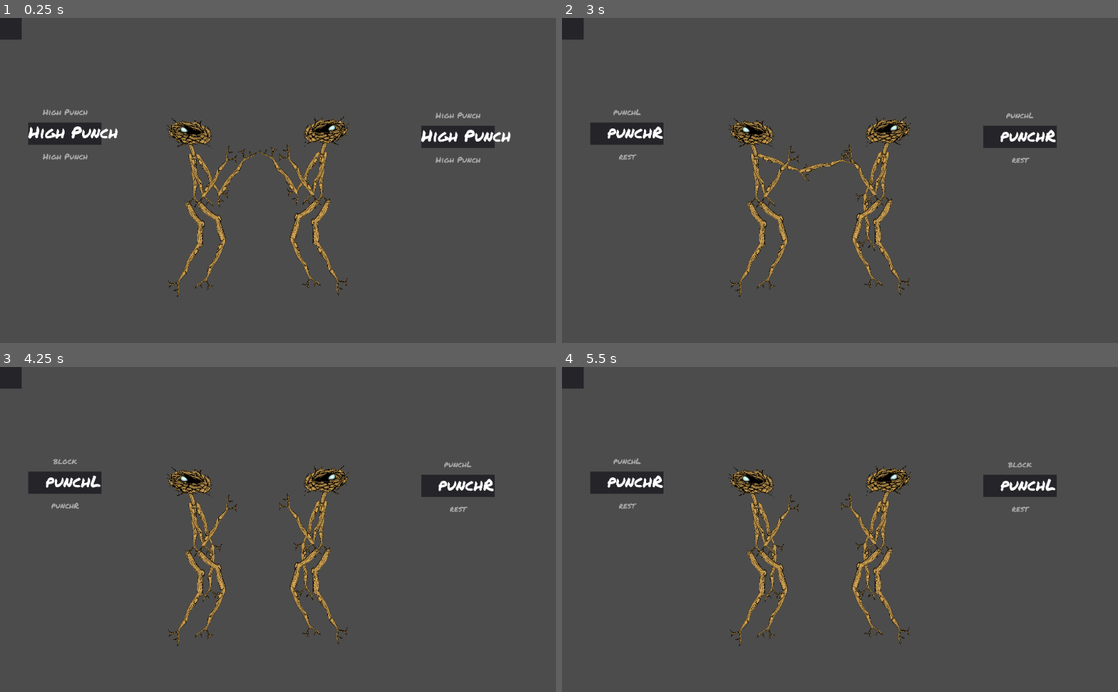
Above: before the commit, frames 1-4 (two rows, left to right).
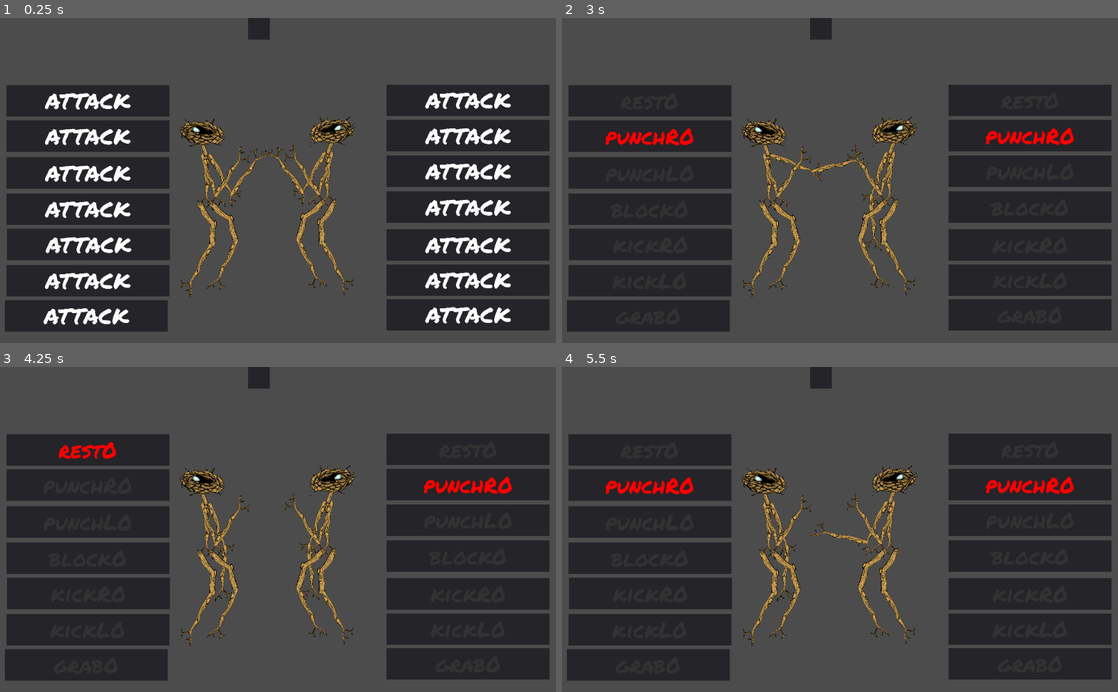
Above: after the commit, the same moments.

Repository: thesage1014/pigsSSJomt
Game: Godot game, scene res://sticky.tscn
Same seed, same stepped clock (60 frames per second), same inputs: the game is played once before the commit and once after it.
Inputs:
- Up to frame 1 (0.25 s): no input
- Up to frame 2 (3 s): tap Enter at 0.5, 2.75 s; tap Left (p1_a) at 0.6 s; tap Up (p1_b) at 1.35 s; tap Space at 2 s; tap Down (p1_c) at 2.1 s; tap A (p2_a) at 2.85 s
- Up to frame 3 (4.25 s): tap E (p2_b) at 3.6 s
- Up to frame 4 (5.5 s): tap Space at 4.25 s; tap D (p2_c) at 4.35 s; tap Enter at 5 s; tap Left (p1_a) at 5.1 s

The runs differ from the first frame. In frame 1, 44% of the frame differs, in the area x 0-99%, y 0-97%; in frame 2, 44%; in frame 3, 44%; in frame 4, 44%.

Commit message:
REFACTOR
refactoring in a game jam is illegal

we did crimes

Co-Authored-By: Nick McCormick <hwerzog@gmail.com>

Diff:
--- /dev/null
+++ b/AttackCard.tscn
@@ -0,0 +1,23 @@
+[gd_scene load_steps=3 format=2]
+
+[ext_resource path="res://assets/PermanentMarker-Regular.ttf" type="DynamicFontData" id=1]
+
+[sub_resource type="DynamicFont" id=1]
+size = 80
+font_data = ExtResource( 1 )
+
+[node name="AttackCard" type="Label"]
+margin_right = 600.0
+margin_bottom = 115.0
+custom_fonts/font = SubResource( 1 )
+text = "ATTACK"
+align = 1
+valign = 1
+clip_text = true
+
+[node name="Panel" type="Panel" parent="."]
+show_behind_parent = true
+margin_left = -252.0
+margin_top = -261.0
+margin_right = 778.0
+margin_bottom = 377.0
--- a/AttackRoller.tscn
+++ b/AttackRoller.tscn
@@ -27,13 +27,18 @@
 align = 1
 valign = 1
 
+[node name="Label" type="Label" parent="ActiveAttack"]
+margin_right = 40.0
+margin_bottom = 14.0
+text = "One More Time!"
+
 [node name="UpAttack" type="Label" parent="."]
 margin_left = -0.368164
 margin_top = -79.9518
 margin_right = 270.632
 margin_bottom = 1.04825
 rect_pivot_offset = Vector2( -2515.43, -178.276 )
-custom_fonts/font = SubResource( 2 )
+custom_fonts/font = SubResource( 1 )
 custom_colors/font_color = Color( 1, 1, 1, 0.509804 )
 text = "High Punch"
 align = 1
--- a/scripts/AttackRoller.gd
+++ b/scripts/AttackRoller.gd
@@ -2,7 +2,7 @@
 
 # Declare member variables here. Examples:
 class_name AttackRoller1
-var activeAttack
+#var activeAttack
 onready var player = get_parent()
 
 
@@ -17,18 +17,23 @@
 #	pass
 
 
-func update_roller(attacks, newAttack):
-	if attacks.size() == 0 :
-		attacks.append("die i guess?")
-	activeAttack = attacks[newAttack]
-
-	get_node("ActiveAttack").text = activeAttack
-	#print(get_node("ActiveAttack").get_parent().name)
-	if(newAttack >= attacks.size()-1):
-		get_node("UpAttack").text = attacks[0]
-	else:
-		get_node("UpAttack").text = attacks[newAttack+1]
-	if(newAttack <= 0):
-		get_node("DownAttack").text = attacks[attacks.size()-1]
-	else:
-		get_node("DownAttack").text = attacks[newAttack-1]
+#func update_roller(MoveList, MoveAmounts, nextAttack):
+#	var uiStrings = []
+#	for i in range(MoveList.size()) :
+#		uiStrings.append(MoveList[i] + str(MoveAmounts[i]))
+#	for i in uiStrings:
+#		#print_debug(i)
+#		pass
+#
+#	#get_node("ActiveAttack").text = activeAttackName # " "  activeAttackAmount
+#
+#	#print(get_node("ActiveAttack").get_parent().name)
+#	if(nextAttack >= MoveList.size()-1):
+#		get_node("UpAttack").text = MoveList[0]
+#	else:
+#		get_node("UpAttack").text = MoveList[nextAttack+1]
+#	if(nextAttack <= 0):
+#		#get_node("DownAttack").text = MoveList[nextAttack-1]
+#		pass
+#	else:
+#		get_node("DownAttack").text = MoveList[nextAttack-1]
--- a/scripts/Fighter1.gd
+++ b/scripts/Fighter1.gd
@@ -1,10 +1,6 @@
 extends Node2D
 
-# Declare member variables here. Examples:
-# var a = 2
-# var b = "text"
 var nextMove = 1
-#var moveCount = 0
 var MoveList = [
 				'rest',
 				'punchR',
@@ -12,67 +8,50 @@
 				'block',
 				'kickR',
 				'kickL',
-				'grab?',
+				'grab',
 				]
-var usedOnce = []
+var MoveAmounts = []
+var attackCards = []
 export var playerNumber = 1
 export var hitPoints = 100
 var btn = []
-signal on_update_roller
+onready var attackCard = preload("res://AttackCard.tscn")
 
 # Called when the node enters the scene tree for the first time.
 func _ready():
-	#moveCount = MoveList.size() -1 # for some reason it counts size from 1 but calls array members from 0, so calling array[array.size] causes a crash
-
-	#print("move count: ", moveCount)
-
 	if playerNumber == 1 :
 		btn = ['p1_a','p1_b','p1_c']
 	elif playerNumber == 2:
 		btn = ['p2_a','p2_b','p2_c']
+	#attackCard.text = 'yes'
+	for i in range(MoveList.size()):
+		MoveAmounts.append(0)
+		attackCards.append(get_child(i))
 	pass
 
 func _input(event):
-	CheckLength()
-	print_debug(nextMove)
+	if event.is_action_pressed(btn[0]) :
+		get_node("Skeleton/AnimationPlayer").current_animation = MoveList[nextMove]
+	elif event.is_action_released(btn[1]):
+		nextMove -= 1
+	elif event.is_action_released(btn[2]):
+		nextMove += 1
+	nextMove = getInArrayNumber(nextMove)
 
-	if  MoveList.size() > 0 && event.is_action_pressed(btn[0]) :
-		if usedOnce.has(MoveList[nextMove]) :
-			usedOnce.remove(nextMove)
-			MoveList.remove(nextMove)
+	#update UI
+	update_roller()
 
+func getInArrayNumber(num):
+	if num >= MoveList.size():
+		return 0
+	if num < 0 :
+		return MoveList.size()-1
+	return num
+
+func update_roller():
+	for i in range(MoveList.size()) :
+		attackCards[i].text = (MoveList[i] + str(MoveAmounts[i]))
+		if (i == nextMove):
+			attackCards[i].add_color_override("font_color", Color("#ff0000"))
 		else :
-			usedOnce.append(MoveList[nextMove])
-			#print(usedOnce)
-			#print("Player 1 picked ", MoveList[nextMove])
-			#should probably call a function on the game control node and pass the selected move so it can trigger the timer and then play the animation?
-			get_node("Skeleton/AnimationPlayer").current_animation = MoveList[nextMove]
-
-	elif event.is_action_released(btn[1]):
-		nextMove += 1
-		CheckLength()
-		#print(MoveList[nextMove])
-	elif event.is_action_released(btn[2]):
-		nextMove -= 1
-		CheckLength()
-		#print(MoveList[nextMove])
-
-	CheckLength()
-	if MoveList.size() > 0 :
-		emit_signal("on_update_roller",MoveList,nextMove)
-
-# Called every frame. 'delta' is the elapsed time since the previous frame.
-func CheckLength():
-	if nextMove > MoveList.size()-1:
-		nextMove = 0
-	elif nextMove < 0:
-		nextMove = MoveList.size()-1
-	pass
-#func _process(delta):
-	#if !nextMove:
-		#nextMove = 0
-	#if nextMove > MoveList.size()-1:
-	#	nextMove = 0
-	#elif nextMove < 0:
-	#	nextMove = MoveList.size()-1
-	#pass
+			attackCards[i].add_color_override("font_color", Color("#333333"))
--- a/sticky.tscn
+++ b/sticky.tscn
@@ -1,7 +1,7 @@
 [gd_scene load_steps=15 format=2]
 
 [ext_resource path="res://scripts/Fighter1.gd" type="Script" id=1]
-[ext_resource path="res://AttackRoller.tscn" type="PackedScene" id=2]
+[ext_resource path="res://AttackCard.tscn" type="PackedScene" id=2]
 [ext_resource path="res://assets/armstick.tres" type="SpriteFrames" id=3]
 [ext_resource path="res://assets/legstick1.tres" type="SpriteFrames" id=4]
 [ext_resource path="res://assets/stick3.png" type="Texture" id=5]
@@ -1415,7 +1415,8 @@
 autostart = true
 
 [node name="Panel" type="Panel" parent="Timer"]
-margin_right = 40.0
+margin_left = 456.508
+margin_right = 496.508
 margin_bottom = 40.0
 
 [node name="Label" type="Label" parent="Timer/Panel"]
@@ -1426,21 +1427,88 @@
 position = Vector2( -199.445, -6.64807 )
 script = ExtResource( 1 )
 
-[node name="AttackRoller" parent="Fighter1" instance=ExtResource( 2 )]
-anchor_right = 1.0
-anchor_bottom = 1.0
-margin_left = 361.37
-margin_top = -582.032
-margin_right = 631.37
-margin_bottom = -500.032
-rect_scale = Vector2( 1, 1 )
+[node name="AttackCard" parent="Fighter1" instance=ExtResource( 2 )]
+margin_left = 233.983
+margin_top = -734.599
+margin_right = 833.983
+margin_bottom = -619.599
+focus_neighbour_left = NodePath(".")
+focus_neighbour_top = NodePath(".")
+focus_neighbour_right = NodePath(".")
+focus_neighbour_bottom = NodePath(".")
+focus_next = NodePath(".")
+focus_previous = NodePath(".")
+
+[node name="AttackCard2" parent="Fighter1" instance=ExtResource( 2 )]
+margin_left = 233.983
+margin_top = -604.004
+margin_right = 833.983
+margin_bottom = -489.004
+focus_neighbour_left = NodePath(".")
+focus_neighbour_top = NodePath(".")
+focus_neighbour_right = NodePath(".")
+focus_neighbour_bottom = NodePath(".")
+focus_next = NodePath(".")
+focus_previous = NodePath(".")
+
+[node name="AttackCard3" parent="Fighter1" instance=ExtResource( 2 )]
+margin_left = 233.983
+margin_top = -473.408
+margin_right = 833.983
+margin_bottom = -358.408
+focus_neighbour_left = NodePath(".")
+focus_neighbour_top = NodePath(".")
+focus_neighbour_right = NodePath(".")
+focus_neighbour_bottom = NodePath(".")
+focus_next = NodePath(".")
+focus_previous = NodePath(".")
+
+[node name="AttackCard4" parent="Fighter1" instance=ExtResource( 2 )]
+margin_left = 233.983
+margin_top = -340.092
+margin_right = 833.983
+margin_bottom = -225.092
+focus_neighbour_left = NodePath(".")
+focus_neighbour_top = NodePath(".")
+focus_neighbour_right = NodePath(".")
+focus_neighbour_bottom = NodePath(".")
+focus_next = NodePath(".")
+focus_previous = NodePath(".")
+
+[node name="AttackCard5" parent="Fighter1" instance=ExtResource( 2 )]
+margin_left = 233.983
+margin_top = -201.335
+margin_right = 833.983
+margin_bottom = -86.3347
+focus_neighbour_left = NodePath(".")
+focus_neighbour_top = NodePath(".")
+focus_neighbour_right = NodePath(".")
+focus_neighbour_bottom = NodePath(".")
+focus_next = NodePath(".")
+focus_previous = NodePath(".")
+
+[node name="AttackCard6" parent="Fighter1" instance=ExtResource( 2 )]
+margin_left = 233.983
+margin_top = -70.7393
+margin_right = 833.983
+margin_bottom = 44.2607
+focus_neighbour_left = NodePath(".")
+focus_neighbour_top = NodePath(".")
+focus_neighbour_right = NodePath(".")
+focus_neighbour_bottom = NodePath(".")
+focus_next = NodePath(".")
+focus_previous = NodePath(".")
+
+[node name="AttackCard7" parent="Fighter1" instance=ExtResource( 2 )]
+margin_left = 233.983
+margin_top = 57.1355
+margin_right = 833.983
+margin_bottom = 172.135
 
 [node name="Skeleton" type="Skeleton2D" parent="Fighter1"]
-editor/display_folded = true
-position = Vector2( -9.35941, -478.97 )
+position = Vector2( 12.901, -478.97 )
 
 [node name="Torso" type="AnimatedSprite" parent="Fighter1/Skeleton"]
-editor/display_folded = true
 position = Vector2( 10.9721, 96.4077 )
 rotation = 1.61277
 scale = Vector2( 0.148534, 0.148534 )
@@ -1501,7 +1569,6 @@
 }
 
 [node name="LegR" type="AnimatedSprite" parent="Fighter1/Skeleton/Torso"]
-editor/display_folded = true
 position = Vector2( 558.182, 152.751 )
 rotation = 0.518609
 frames = ExtResource( 4 )
@@ -1582,22 +1649,93 @@
 
 [node name="Fighter2" type="Node2D" parent="."]
 position = Vector2( -680.681, 0 )
-scale = Vector2( -1, 1 )
 script = ExtResource( 1 )
 playerNumber = 2
 
-[node name="AttackRoller" parent="Fighter2" instance=ExtResource( 2 )]
-margin_left = 604.561
-margin_top = -601.032
-margin_right = 874.561
-margin_bottom = -519.032
+[node name="AttackCard" parent="Fighter2" instance=ExtResource( 2 )]
+margin_left = -685.626
+margin_top = -740.041
+margin_right = -85.6259
+margin_bottom = -625.041
+focus_neighbour_left = NodePath(".")
+focus_neighbour_top = NodePath(".")
+focus_neighbour_right = NodePath(".")
+focus_neighbour_bottom = NodePath(".")
+focus_next = NodePath(".")
+focus_previous = NodePath(".")
+
+[node name="AttackCard2" parent="Fighter2" instance=ExtResource( 2 )]
+margin_left = -685.626
+margin_top = -609.445
+margin_right = -85.6259
+margin_bottom = -494.445
+focus_neighbour_left = NodePath(".")
+focus_neighbour_top = NodePath(".")
+focus_neighbour_right = NodePath(".")
+focus_neighbour_bottom = NodePath(".")
+focus_next = NodePath(".")
+focus_previous = NodePath(".")
+
+[node name="AttackCard3" parent="Fighter2" instance=ExtResource( 2 )]
+margin_left = -685.626
+margin_top = -473.408
+margin_right = -85.6259
+margin_bottom = -358.408
+focus_neighbour_left = NodePath(".")
+focus_neighbour_top = NodePath(".")
+focus_neighbour_right = NodePath(".")
+focus_neighbour_bottom = NodePath(".")
+focus_next = NodePath(".")
+focus_previous = NodePath(".")
+
+[node name="AttackCard4" parent="Fighter2" instance=ExtResource( 2 )]
+margin_left = -685.626
+margin_top = -340.092
+margin_right = -85.6259
+margin_bottom = -225.092
+focus_neighbour_left = NodePath(".")
+focus_neighbour_top = NodePath(".")
+focus_neighbour_right = NodePath(".")
+focus_neighbour_bottom = NodePath(".")
+focus_next = NodePath(".")
+focus_previous = NodePath(".")
+
+[node name="AttackCard5" parent="Fighter2" instance=ExtResource( 2 )]
+margin_left = -682.905
+margin_top = -209.497
+margin_right = -82.9052
+margin_bottom = -94.4968
+focus_neighbour_left = NodePath(".")
+focus_neighbour_top = NodePath(".")
+focus_neighbour_right = NodePath(".")
+focus_neighbour_bottom = NodePath(".")
+focus_next = NodePath(".")
+focus_previous = NodePath(".")
+
+[node name="AttackCard6" parent="Fighter2" instance=ExtResource( 2 )]
+margin_left = -685.626
+margin_top = -76.1807
+margin_right = -85.6259
+margin_bottom = 38.8193
+focus_neighbour_left = NodePath(".")
+focus_neighbour_top = NodePath(".")
+focus_neighbour_right = NodePath(".")
+focus_neighbour_bottom = NodePath(".")
+focus_next = NodePath(".")
+focus_previous = NodePath(".")
+
+[node name="AttackCard7" parent="Fighter2" instance=ExtResource( 2 )]
+margin_left = -691.067
+margin_top = 54.4148
+margin_right = -91.0674
+margin_bottom = 169.415
 
 [node name="Skeleton" type="Skeleton2D" parent="Fighter2"]
 editor/display_folded = true
-position = Vector2( -9.35941, -478.97 )
+position = Vector2( 54.511, -478.97 )
+scale = Vector2( -1, 1 )
 
 [node name="Torso" type="AnimatedSprite" parent="Fighter2/Skeleton"]
-editor/display_folded = true
 position = Vector2( 10.9721, 96.4077 )
 rotation = 1.61277
 scale = Vector2( 0.148534, 0.148534 )
Not shown: 2 places in AttackRoller.tscn that only renumber resources
Not shown: 4 places in sticky.tscn that only renumber resources
